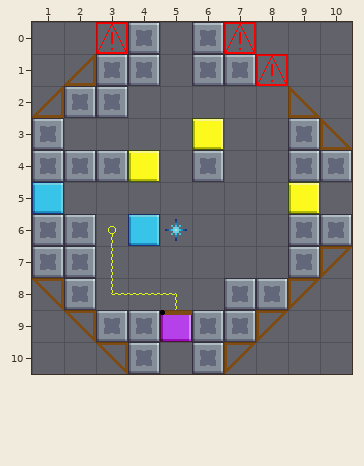
A Tiled map (JSON) gets an edit: Assets/Level_Editor/TileMap/Room_6.tmj. The picture above is the old version.
Cells are 32x32 px. Shown: x 1..10, y 0..10.
And afterwards:
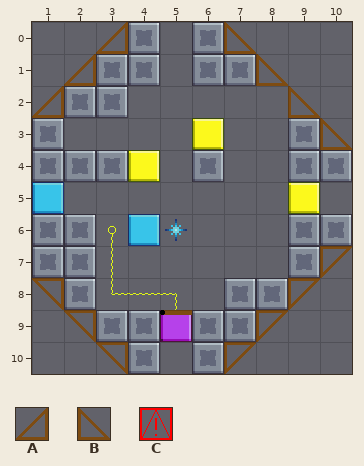
Key: from "tileSet": A 106, B 107, C 108.
_ is an empty cell, . an unchanged one.
The exact change:
--- layer "Blocks"
@@ x 3..8 @@
- 0 C...C.
- 1 .....C
+ 0 A...B.
+ 1 .....B
